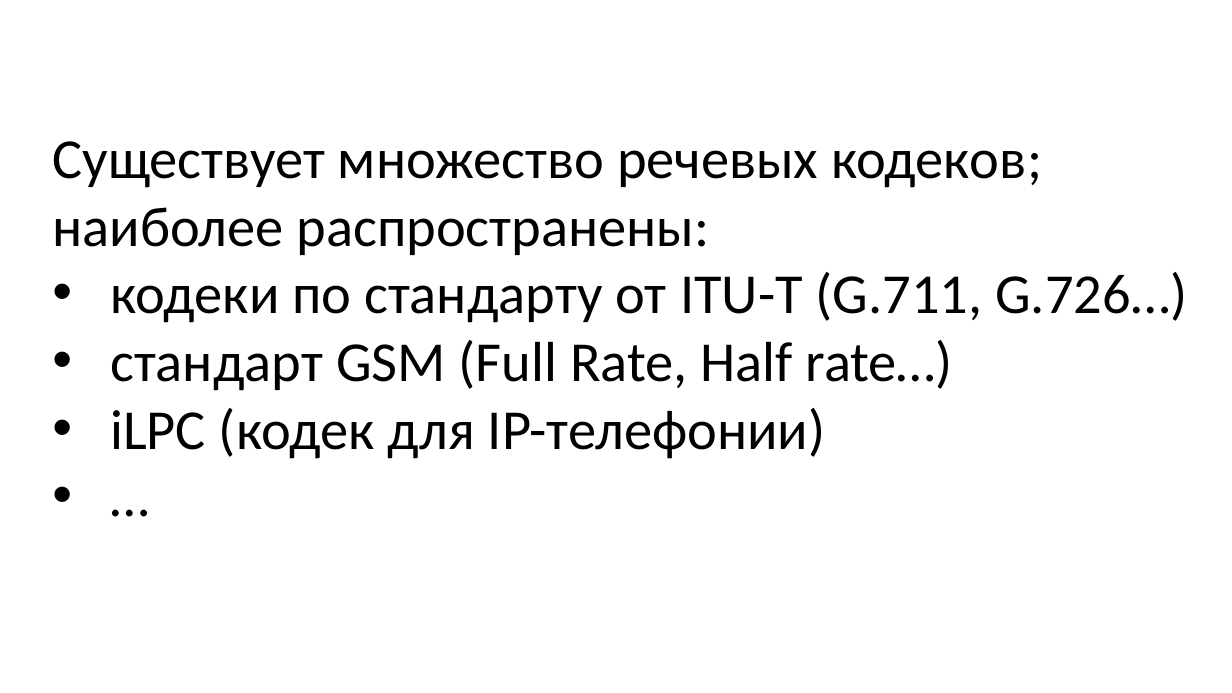
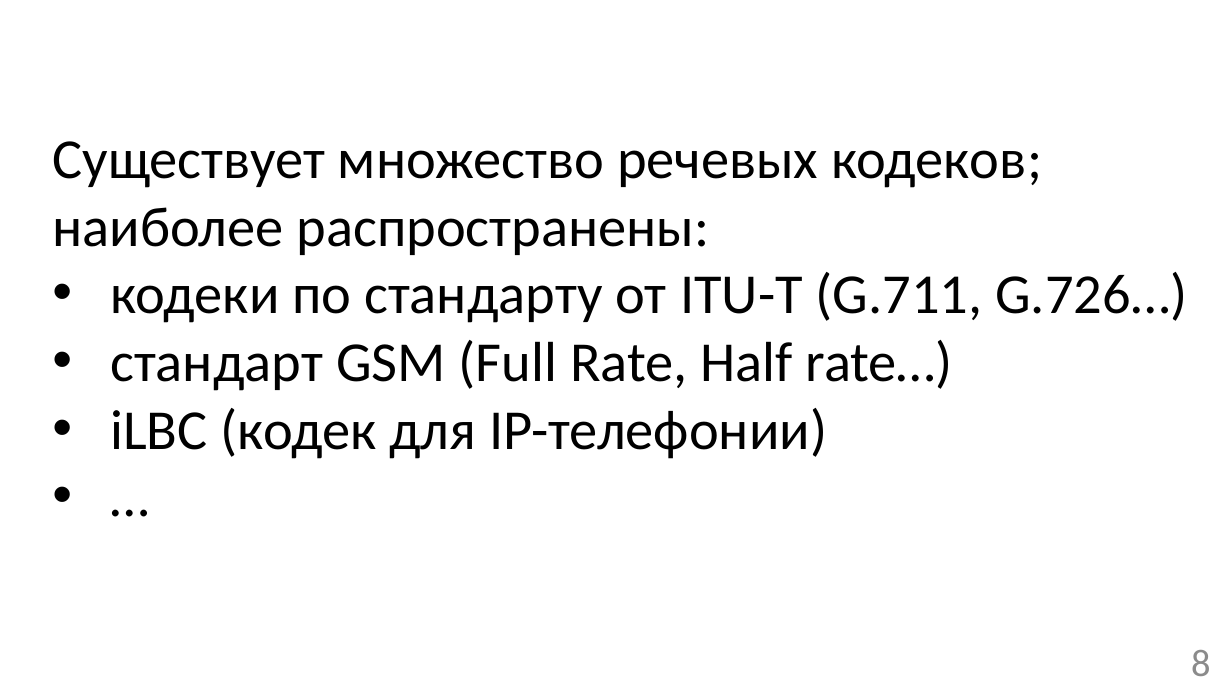
Before and after one commit to mrAdiy/rmsc_bak, a slide deck: slide 8 of Презентация бакалаврской SPEECH.pptx. Drawn at 1232x693 pixels with LibreOffice and Linux fonts; fonts in the diff are those of the drawing. Boxes give left, top, right and bottom in pixels: in the first picture for what was removed or moved away, otherwise in the second. Text is boxed around its words. In the diff, an @@ line names an element or a change of style, - is before the commit and + after.

```diff
--- a/Презентация бакалаврской SPEECH.pptx
+++ b/Презентация бакалаврской SPEECH.pptx
@@ text at bbox=[110, 408, 827, 459]: text changed @@
-• iLPC (кодек для IP-телефонии)
+• iLBC (кодек для IP-телефонии)
@@ page number added at bbox=[1191, 650, 1210, 676], 30 pt, text #8C8C8C @@
+8
```
Also in this commit, not shown: 15 other slides changed, 1 slide added, 1 slide removed, 5 other files.
